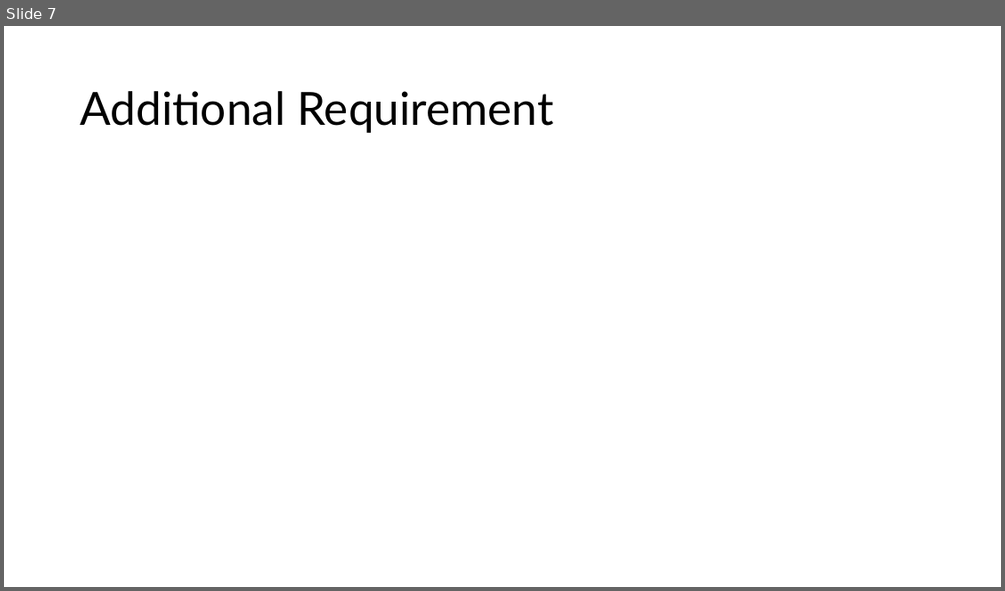
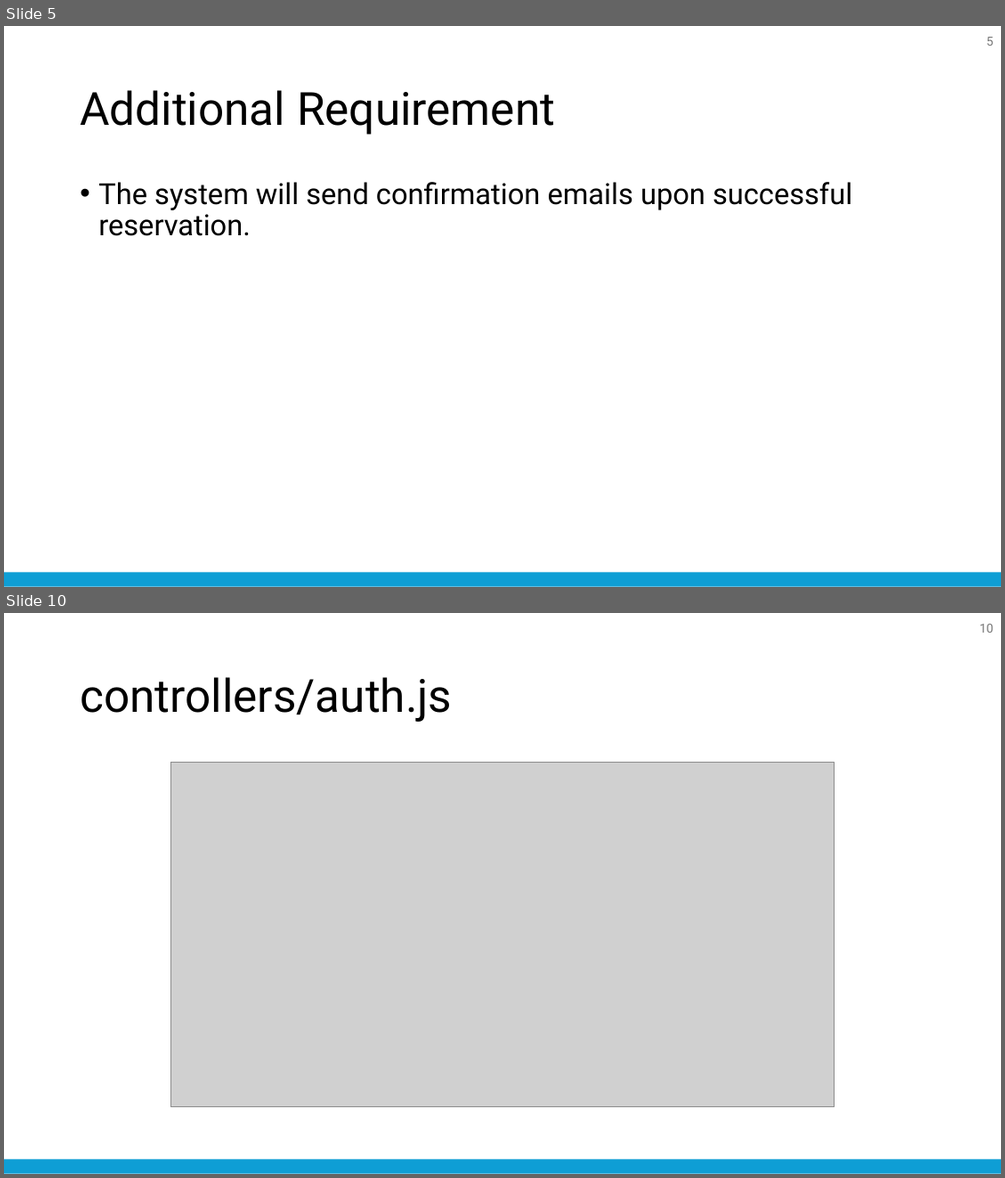
Before and after one commit to nattapong232/DentistBooking, a slide deck: SRS.pptx. Shown one above the other, each under a label of ours: slide 7 before the commit, slides 5 and 10 after it; the slides between them are not shown. The pictures are 1005x591 and 1005x1178 pixels, drawn with LibreOffice and Linux fonts; fonts in the diff are those of the drawing; grey boxes stand for pictures. Boxes give left, top, right and bottom in pixels: in the first picture for what was removed or moved away, otherwise in the second. Text is boxed around its words. In the diff, an @@ line names an element or a change of style, - is before the commit and + after.

```diff
--- a/SRS.pptx
+++ b/SRS.pptx
@@ slide 10 added at [4,613,1001,1174], background #FFFFFF; not listed: 1 template element that a slide beside it also shows @@
@@ page number added at [979,624,994,633], 12 pt, text #797979 @@
+10
@@ title added at [80,677,452,722], 44 pt, text #000000 @@
+controllers/auth.js
@@ picture added at [170,763,834,1107] @@
@@ what was slide 7 is now slide 5 @@
@@ slide 5 changed as well @@
@@ page number added at [987,37,994,46], 12 pt, text #797979 @@
+5
@@ title "Additional Requirement" at [80,90,555,135]: font Lato to Roboto @@
@@ text added at [98,182,852,236], 28 pt, text #000000 @@
+• The system will send confirmation emails upon successful reservation.
@@ rounded rectangle added at [4,572,1001,586], fill #0E9ED5 @@
```
Also in this commit, not shown: 6 other slides changed, 12 other slides added, 3 slides removed, 12 other files.
